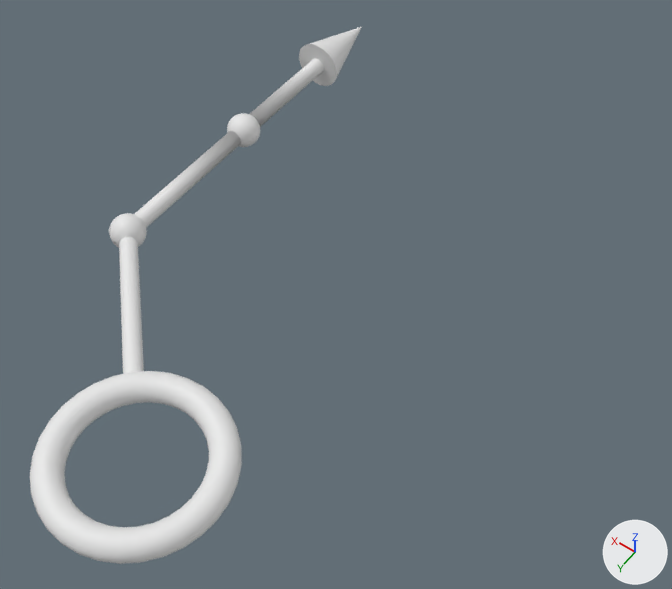
The OBJ model Assets/Modules/Azure/Assets/Arrows/Arrow-100.obj: old version first, new version second.
Camera for both pictures: a 50 mm camera at (-1.9, 1.11, 3.8) aimed at (-0.14, -1.36, -0.08). Lighting does not change. The marker at lower right points along +X, +Y and +Z. Where no turn or scale is listed for an object, it has been applied to the vertices. Vertices at the same position are counted once.

Names of what the first picture shows: 'Arrow-100'.
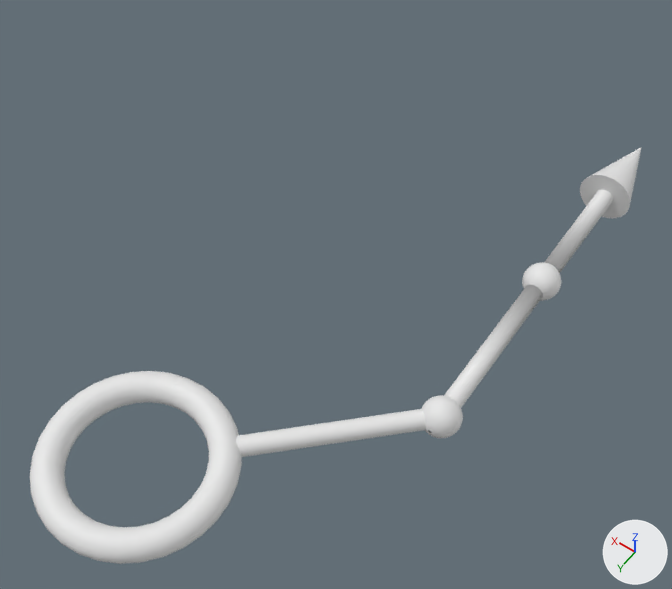
Edits to the bpy script that builds the scene:
```text
Change me_arrow_100:
    used by ob_arrow_100; location = (0.0, 0.0, 0.0)
    remove me_arrow_100.from_pydata(...)  # 3235 vertices, 3142 faces; spans x -0.47..1.15, y -3.25..0.47, z -0.15..0.15
    add me_arrow_100.from_pydata(...)  # 3233 vertices, 3142 faces; spans x -1.15..0.47, y -3.25..0.47, z -0.15..0.15
    me_arrow_100 part 1: the loose piece of 158 vertices spanning x 0.25..1.05, y -3.0..-0.25, z -0.05..0.05 is turned -180 degrees about the y axis through the mesh origin
    me_arrow_100 part 2: the loose piece of 33 vertices spanning x 0.85..1.15, y -3.25..-2.75, z -0.15..0.15 is turned -180 degrees about the y axis through the mesh origin
    me_arrow_100 part 3: a new loose piece of 1009 vertices spanning x -1.1..-0.9, y -1.1..-0.9, z -0.1..0.1
    me_arrow_100 part 4: a new loose piece of 1009 vertices spanning x -1.1..-0.9, y -2.1..-1.9, z -0.1..0.1
    me_arrow_100 part 5: the loose piece of 1010 vertices spanning x 0.9..1.1, y -2.1..-1.9, z -0.1..0.1 is deleted
    me_arrow_100 part 6: the loose piece of 1010 vertices spanning x 0.9..1.1, y -1.1..-0.9, z -0.1..0.1 is deleted
```

Boxes (x1, y1, x2, y2) around the edits, measured in the pictures (672 x 589 px; the box of a moved part takes in the faces that stretch with it):
'Arrow-100', reshaped (84% wider, 22% shorter): before (30, 27, 362, 564); after (30, 147, 642, 564)
part 1 of me_arrow_100, moved or reshaped: before (119, 58, 324, 374); after (236, 190, 613, 457)
part 2 of me_arrow_100, moved or reshaped: before (299, 27, 362, 86); after (580, 147, 642, 218)
part 3 of me_arrow_100, added: after (422, 395, 463, 438)
part 4 of me_arrow_100, added: after (522, 262, 561, 301)
part 5 of me_arrow_100, deleted: before (227, 113, 260, 147)
part 6 of me_arrow_100, deleted: before (109, 213, 147, 247)
